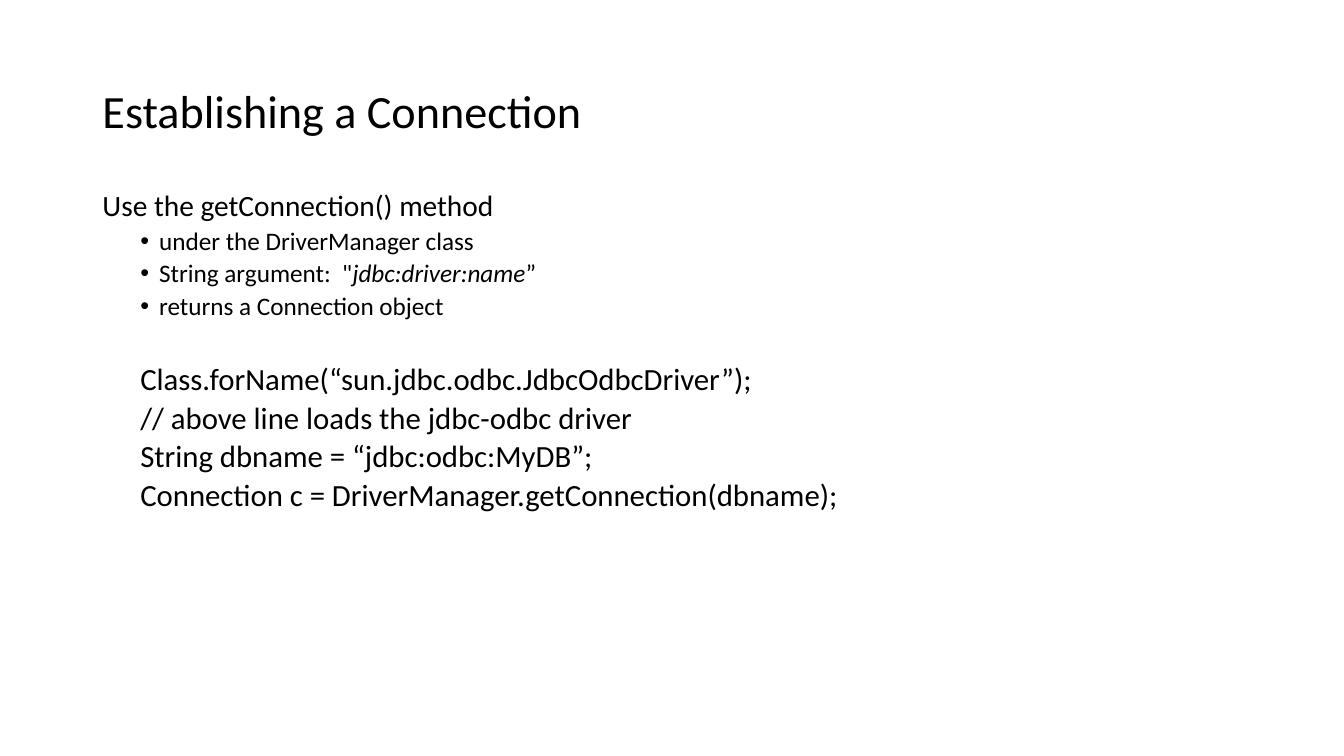
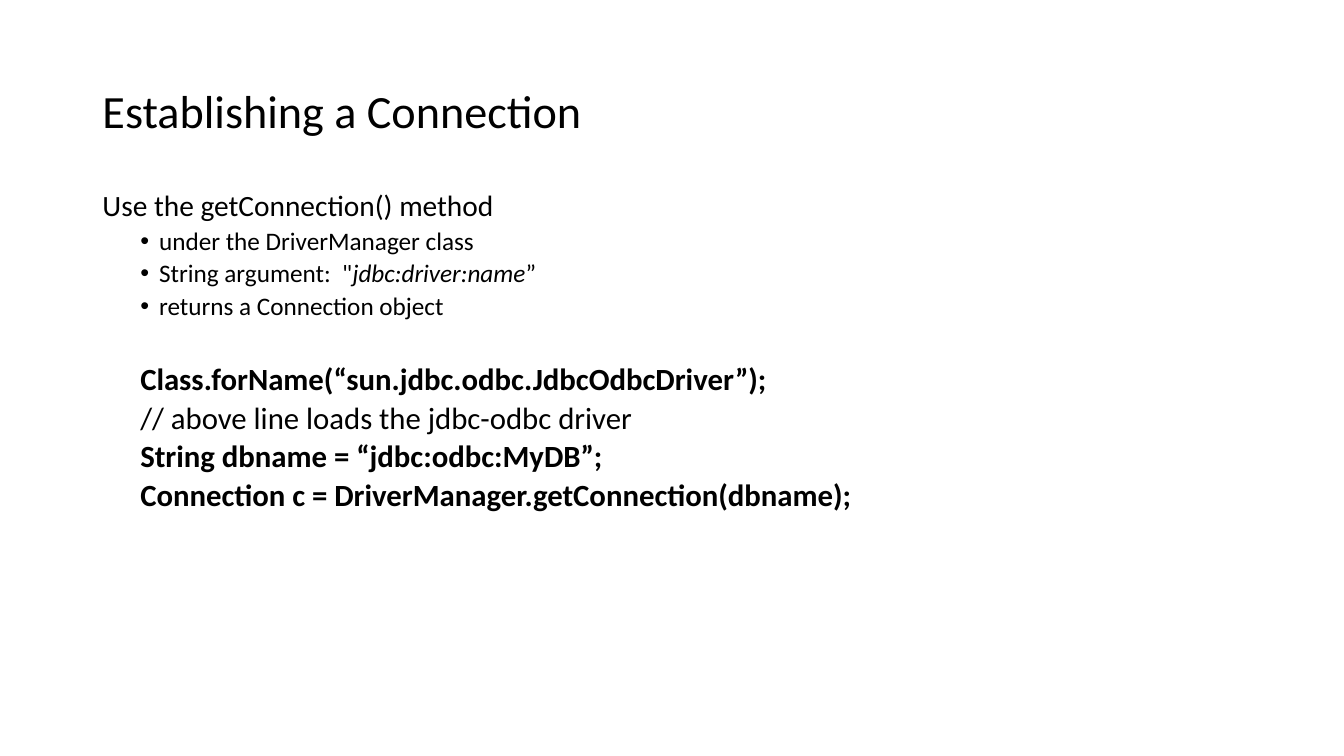
Before and after one commit to isp-cluj/fms-jdbc-demo, a slide deck: slide 8 of docs/Java - Working with databases using JDBC.pptx. Drawn at 1344x756 pixels with LibreOffice and Linux fonts; fonts in the diff are those of the drawing. Boxes give left, top, right and bottom in pixels: in the first picture for what was removed or moved away, otherwise in the second. Text is boxed around its words. In the diff, an @@ line names an element or a change of style, - is before the commit and + after.

```diff
--- a/docs/Java - Working with databases using JDBC.pptx
+++ b/docs/Java - Working with databases using JDBC.pptx
@@ text at (x1=140, y1=367, x2=851, y2=512): bold on in "Class.forName(“sun.jdbc.odbc.JdbcOdbcDriver”);", "String dbname = “jdbc:odbc:MyDB”;", "Connection c = DriverManager.getConnection(dbname);" @@
```
Also in this commit, not shown: 5 other slides changed, 1 other file.
